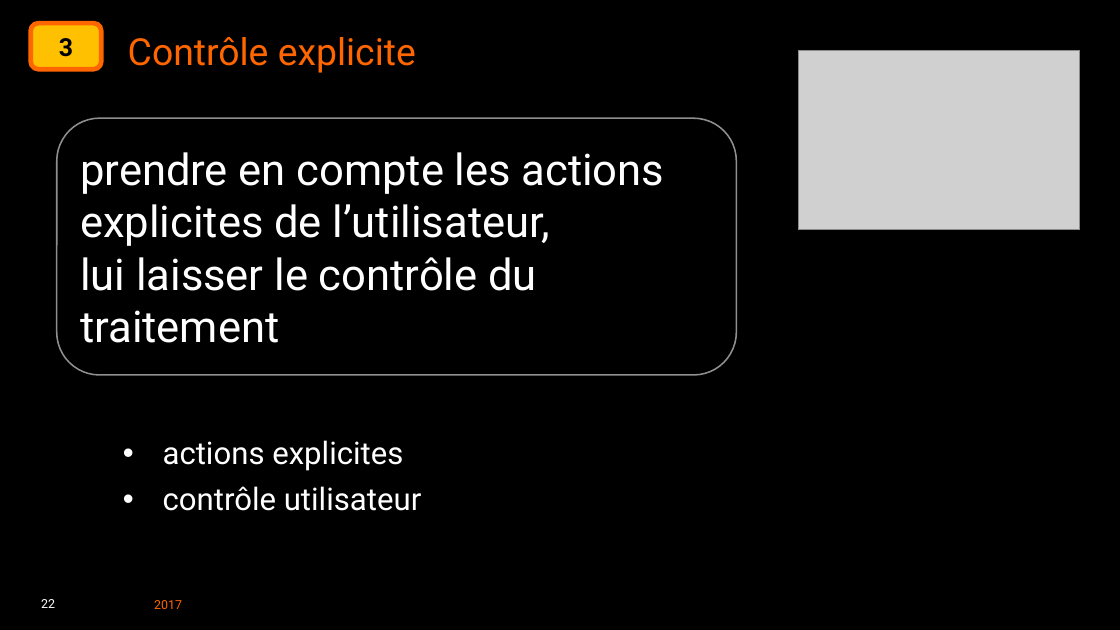
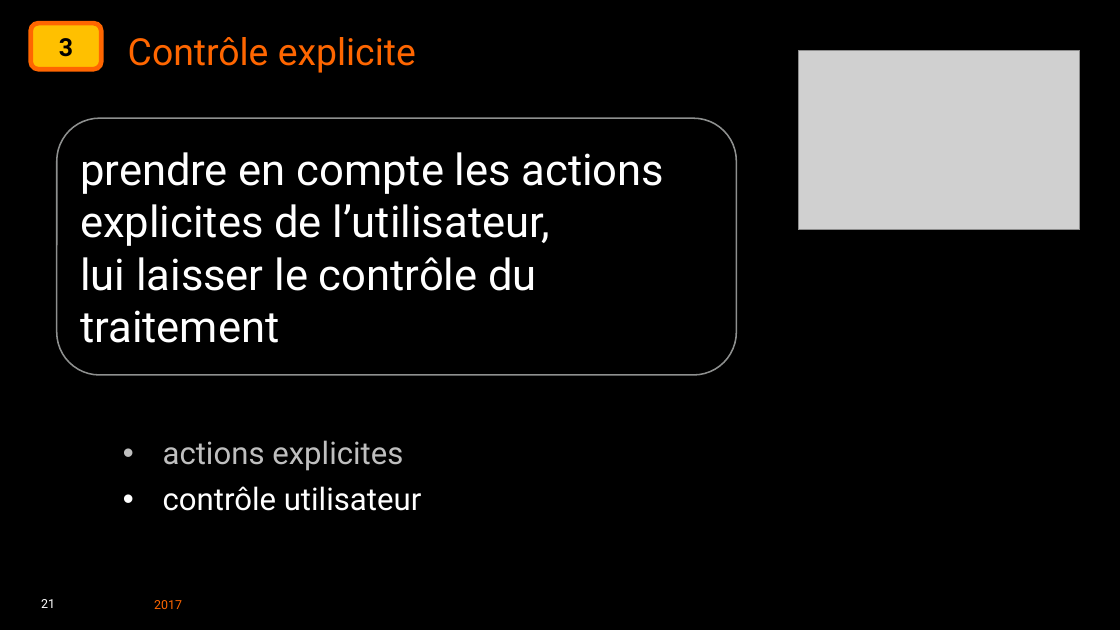
Before and after one commit to Aniort/PW2017, a slide deck: slide 21 of pw2017-Ergo a11y VT.ppt (slide 22 before the commit). Drawn at 1120x630 pixels with LibreOffice and Linux fonts; fonts in the diff are those of the drawing; grey boxes stand for pictures; background and template pictures are left out. Boxes give left, top, right and bottom in pixels: in the first picture for what was removed or moved away, otherwise in the second. Text is boxed around its words. In the diff, an @@ line names an element or a change of style, - is before the commit and + after.

```diff
--- a/pw2017-Ergo a11y VT.ppt
+++ b/pw2017-Ergo a11y VT.ppt
@@ text at [163,440,403,471]: text colour #FFFFFF to #BFBFBF in "actions explicites"; bullet colour #FFFFFF to #BFBFBF @@
@@ page number at [41,599,55,608]: text changed @@
-22
+21
```
Also in this commit, not shown: 22 other slides changed, 1 slide added, 3 slides removed, 7 other files.
